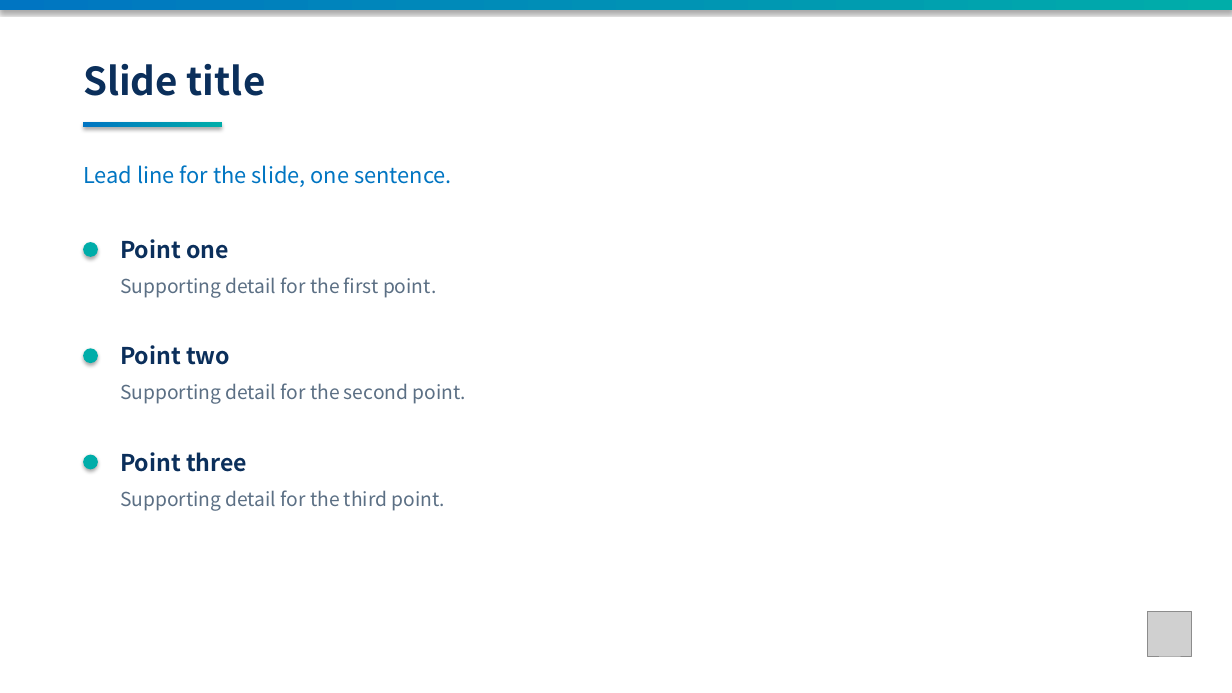
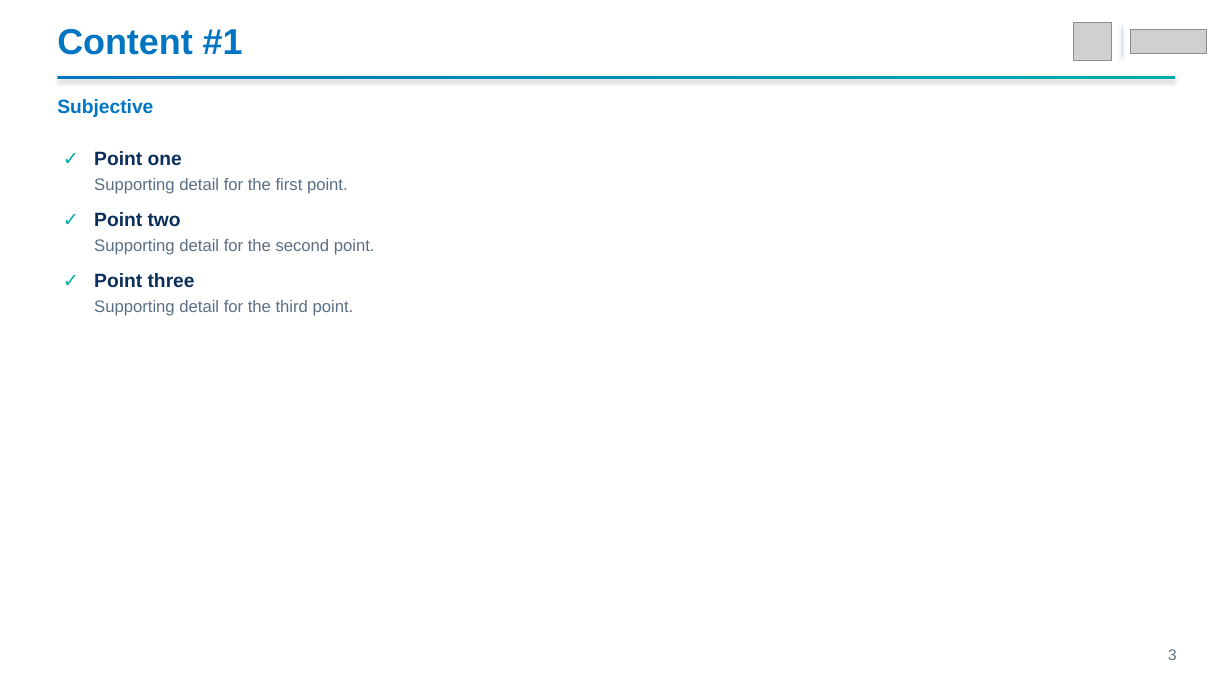
Before and after one commit to enthusiast87/MS3L.io, a slide deck: slide 3 of assets/templates/MS3L_presentation_template.pptx. Drawn at 1232x693 pixels with LibreOffice and Linux fonts; fonts in the diff are those of the drawing; grey boxes stand for pictures. Boxes give left, top, right and bottom in pixels: in the first picture for what was removed or moved away, otherwise in the second. Text is boxed around its words. In the diff, an @@ line names an element or a change of style, - is before the commit and + after.

```diff
--- a/assets/templates/MS3L_presentation_template.pptx
+++ b/assets/templates/MS3L_presentation_template.pptx
@@ rectangle removed at (x1=0, y1=0, x2=1232, y2=693) @@
@@ text added at (x1=57, y1=29, x2=243, y2=55), 28 pt, text #0075C2, bold @@
+Content #1
@@ picture resized from (x1=1148, y1=612, x2=1192, y2=656) to (x1=1073, y1=22, x2=1112, y2=61) @@
@@ rectangle added at (x1=1122, y1=26, x2=1123, y2=57), fill #D6E2EE @@
@@ picture added at (x1=1130, y1=30, x2=1206, y2=54) @@
@@ rectangle resized from (x1=0, y1=0, x2=1232, y2=10) to (x1=57, y1=76, x2=1175, y2=79) @@
@@ text removed at (x1=83, y1=64, x2=266, y2=96) @@
-Slide title
@@ text added at (x1=57, y1=99, x2=153, y2=117), 15 pt, text #0075C2, bold @@
+Subjective
@@ text added at (x1=63, y1=146, x2=92, y2=177), 15 pt, text #00ADA9, bold @@
+✓
@@ rectangle removed at (x1=83, y1=122, x2=222, y2=128) @@
@@ text "Point one" moved from (x1=120, y1=239, x2=229, y2=259) to (x1=94, y1=151, x2=182, y2=166) @@
@@ text removed at (x1=83, y1=165, x2=452, y2=187) @@
-Lead line for the slide, one sentence.
@@ text at (x1=94, y1=178, x2=348, y2=194): text changed; size 15 to 13 pt; font Noto Sans CJK KR to Arial @@
-Supporting detail for the third point.
+Supporting detail for the first point.
@@ text added at (x1=63, y1=207, x2=92, y2=238), 15 pt, text #00ADA9, bold @@
+✓
@@ text "Point two" moved from (x1=120, y1=345, x2=230, y2=365) to (x1=94, y1=212, x2=181, y2=227) @@
@@ text "Supporting detail for the second ..." moved from (x1=120, y1=383, x2=466, y2=404) to (x1=94, y1=239, x2=375, y2=255) @@
@@ text "Supporting detail for the second ..." at (x1=94, y1=239, x2=375, y2=255): size 15 to 13 pt, font Noto Sans CJK KR to Arial @@
@@ text added at (x1=63, y1=268, x2=92, y2=299), 15 pt, text #00ADA9, bold @@
+✓
@@ ellipse removed at (x1=83, y1=242, x2=98, y2=257) @@
@@ size 18 to 15 pt, font Noto Sans CJK KR to Arial in 3 elements at (x1=94, y1=151, x2=182, y2=166), (x1=94, y1=212, x2=181, y2=227), (x1=94, y1=273, x2=195, y2=288) @@
@@ text "Point three" moved from (x1=120, y1=452, x2=247, y2=472) to (x1=94, y1=273, x2=195, y2=288) @@
@@ text at (x1=94, y1=300, x2=354, y2=316): text changed; size 15 to 13 pt; font Noto Sans CJK KR to Arial @@
-Supporting detail for the first point.
+Supporting detail for the third point.
@@ ellipse removed at (x1=83, y1=348, x2=98, y2=363) @@
@@ ellipse removed at (x1=83, y1=455, x2=98, y2=470) @@
@@ text added at (x1=1168, y1=649, x2=1177, y2=660), 12 pt, text #5B6F84 @@
+3
```
Also in this commit, not shown: 3 other slides changed, 2 slides added, 2 slides removed, 5 other files.
